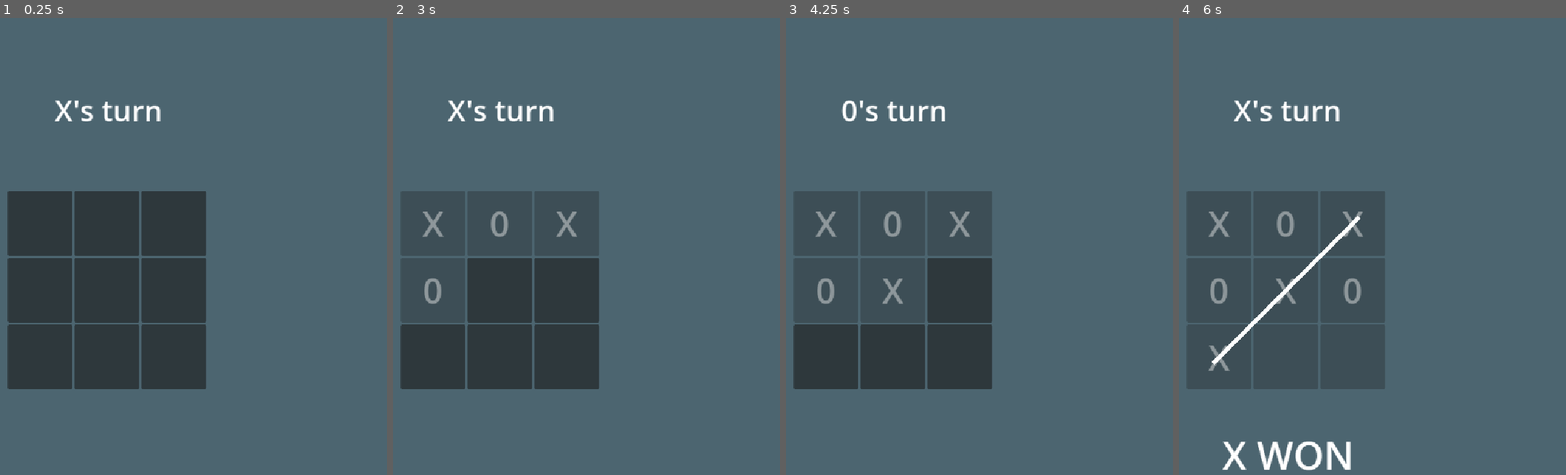
Above: before the commit, frames 1-4 (left to right).
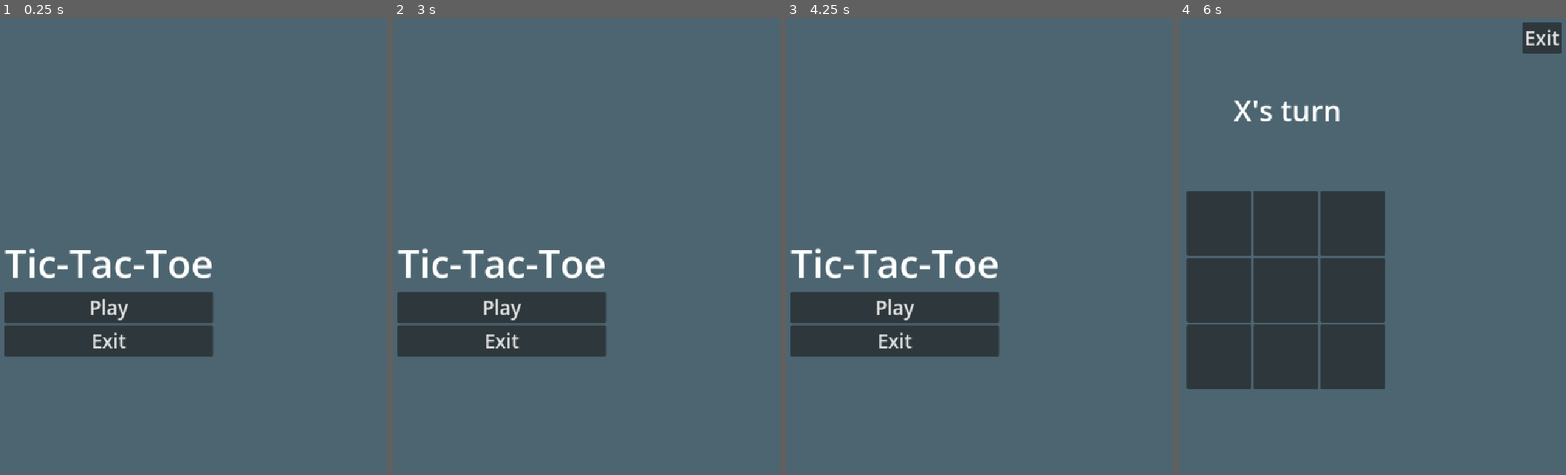
Above: after the commit, the same moments.

Repository: ankit-suman-07/GODOT_TicTacToe
Game: Godot game, scene res://scenes/main_menu.tscn
Two runs of this game, one before a commit and one after it. Both use one fixed random seed, a clock stepped at 60 frames per second and the inputs below. Before the commit the project starts from res://scenes/main_game_scene.tscn.
Inputs (mouse positions are in pixels of both pictures, inside the frame that each line leads up to):
- Up to frame 1 (0.25 s): no input
- Up to frame 2 (3 s): click (431, 223) at 0.52 s; click (501, 223) at 1.27 s; click (567, 223) at 2.02 s; click (431, 292) at 2.77 s
- Up to frame 3 (4.25 s): click (894, 292) at 3.52 s
- Up to frame 4 (6 s): click (1353, 292) at 4.27 s; click (1217, 356) at 5.02 s; click (1287, 305) at 5.75 s, where only the run after the commit has a clickable "Play"

The runs differ from the first frame. In frame 1, 16% of the frame differs, in the area x 1-55%, y 17-82%; in frame 2, 17%; in frame 3, 18%; in frame 4, 23%, in the area x 2-99%, y 0-100%.

Commit message:
Create restart button

Diff:
--- a/project.godot
+++ b/project.godot
@@ -11,7 +11,7 @@
 [application]
 
 config/name="TicTacToe"
-run/main_scene="uid://c0jjbmy8dgosa"
+run/main_scene="uid://dx3cjqbnibep8"
 config/features=PackedStringArray("4.6", "GL Compatibility")
 config/icon="res://icon.svg"
 
--- a/scenes/main_game_scene.tscn
+++ b/scenes/main_game_scene.tscn
@@ -131,3 +131,29 @@
 theme_override_font_sizes/font_size = 54
 horizontal_alignment = 1
 vertical_alignment = 1
+
+[node name="VBoxContainer" type="VBoxContainer" parent="." unique_id=125199527]
+offset_left = 975.0
+offset_top = 31.0
+offset_right = 1047.0
+offset_bottom = 89.0
+size_flags_horizontal = 4
+
+[node name="ExitBtn" type="Button" parent="VBoxContainer" unique_id=1915055893]
+layout_mode = 2
+theme_override_font_sizes/font_size = 36
+text = "Exit"
+
+[node name="VBoxContainer2" type="VBoxContainer" parent="." unique_id=1239728750]
+offset_left = 470.0
+offset_top = 960.0
+offset_right = 604.0
+offset_bottom = 1018.0
+
+[node name="RestartBtn" type="Button" parent="VBoxContainer2" unique_id=694040770]
+layout_mode = 2
+theme_override_font_sizes/font_size = 36
+text = "Restart"
+
+[connection signal="pressed" from="VBoxContainer/ExitBtn" to="." method="_on_exit_btn_pressed"]
+[connection signal="pressed" from="VBoxContainer2/RestartBtn" to="." method="_on_restart_btn_pressed"]
--- a/scenes/main_menu.tscn
+++ b/scenes/main_menu.tscn
@@ -1,4 +1,6 @@
 [gd_scene format=3 uid="uid://dx3cjqbnibep8"]
+
+[ext_resource type="Script" uid="uid://bujbodgu1pglr" path="res://scripts/main_menu.gd" id="1_l6cm7"]
 
 [node name="main_menu" type="Control" unique_id=1981535127]
 layout_mode = 3
@@ -7,6 +9,7 @@
 anchor_bottom = 1.0
 grow_horizontal = 2
 grow_vertical = 2
+script = ExtResource("1_l6cm7")
 
 [node name="CenterContainer" type="CenterContainer" parent="." unique_id=114161580]
 layout_mode = 1
@@ -36,3 +39,6 @@
 theme_override_font_sizes/font_size = 36
 text = "Exit
 "
+
+[connection signal="pressed" from="CenterContainer/VBoxContainer/PlayBtn" to="." method="_on_play_btn_pressed"]
+[connection signal="pressed" from="CenterContainer/VBoxContainer/ExitBtn" to="." method="_on_exit_btn_pressed"]
--- a/scripts/main_game_script.gd
+++ b/scripts/main_game_script.gd
@@ -8,12 +8,14 @@
 @onready var strikes = $strike_lines.get_children()
 @onready var display = $display
 @onready var turn = $turn
+@onready var restartBtn = $VBoxContainer2/RestartBtn
 
 var current_player
 var board
 
 
 func _ready() -> void:
+	restartBtn.visible = false
 	for strike in strikes:
 		strike.visible = false
 	var button_index = 0
@@ -46,12 +48,14 @@
 		print("Winner is:", winner)
 		display.text = winner + " WON"
 		disable_all_buttons()
+		restartBtn.visible = true
 		return
 
 	# Check draw
 	if is_draw():
 		print("Draw!")
 		disable_all_buttons()
+		restartBtn.visible = true
 		return
 
 	# Switch player
@@ -118,3 +122,11 @@
 	for button in buttons:
 		button.text = ""
 		button.disabled = false
+
+
+func _on_exit_btn_pressed() -> void:
+	get_tree().change_scene_to_file("res://scenes/main_menu.tscn")
+
+
+func _on_restart_btn_pressed() -> void:
+	get_tree().reload_current_scene()
--- /dev/null
+++ b/scripts/main_menu.gd
@@ -0,0 +1,8 @@
+extends Control
+
+func _on_play_btn_pressed() -> void:
+	get_tree().change_scene_to_file("res://scenes/main_game_scene.tscn")
+
+
+func _on_exit_btn_pressed() -> void:
+	get_tree().quit()
Not shown, added: scripts/main_menu.gd.uid
